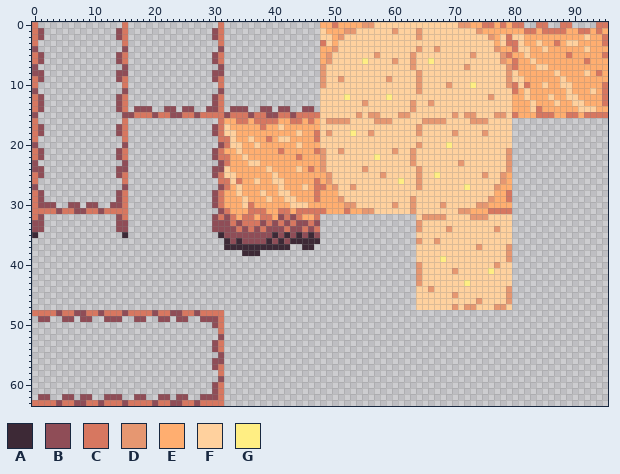
Edited in one commit: sprite sheet (Assets/Sprites/Maps/desert/desert_tileset.png). The picture above was drawn from the file before the commit.
The file is 96x64 pixels.
Palette (. is transparent): A #3d2936  B #8f4d57  C #d77760  D #e69771  E #ffae70  F #ffd19e  G #ffee83
Now the later version:
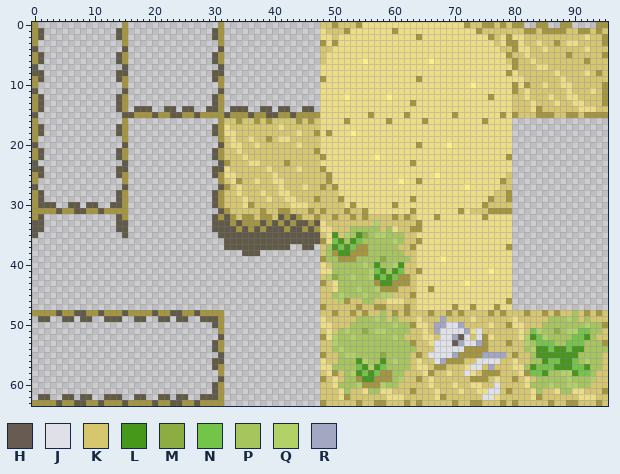
Colours new in this view: H #685c52  J #dfe0e8  K #d6c66e  L #46981b  M #8dac42  N #73c549  P #a6c65d  Q #b2d268  R #a3a7c2
The edit:
colour B: #8f4d57 -> #615a47
colour C: #d77760 -> #a5953d
colour F: #ffd19e -> #eddd85
y 0: x 48..49 EE -> KK; x 51..56 EEEEDD -> KKKCFF; x 71..74 DDEE -> FCKK; x 77 E -> K; x 79 E -> K
y 1: x 49..53 EEEDD -> KKKCF; x 60 D -> C; x 64 D -> F; x 74..81 DEEEEEEE -> CKKKKKKK; x 84 E -> K; x 89..90 EE -> KK; x 93 E -> K; x 95 E -> K
y 2: x 50..51 ED -> KF; x 64 D -> C; x 76..77 DE -> CK; x 82..91 EEEEEEEEEE -> KKKKKKKKKK; x 93..94 EE -> KK
y 3: x 50 E -> C; x 77 E -> K; x 82..83 EE -> KK; x 85..86 EE -> KK; x 88 E -> K; x 91..94 EEEE -> KKKK
y 4: x 48..50 EED -> KKF; x 64 D -> F; x 67 D -> F; x 77..79 DEE -> FKK; x 83..84 EE -> KK; x 86..91 EEEEEE -> KKKKKK; x 93..95 EEE -> KKK
y 5: x 48..49 ED -> KF; x 57 D -> F; x 63 D -> F; x 73 D -> F; x 78 D -> F; x 80..81 EE -> KK; x 83..88 EEEEEE -> KKKKKK; x 90..94 EEEEE -> KKKKK
y 6: x 48..49 ED -> KF; x 60 D -> F; x 63 D -> F; x 78..79 DE -> FK; x 81..82 EE -> KK; x 84..91 EEEEEEEE -> KKKKKKKK; x 93..95 EEE -> KKK
y 7: x 48 D -> F; x 63 D -> F; x 72 D -> F; x 79 D -> F; x 81..83 EEE -> KKK; x 86..95 EEEEEEEEEE -> KKKKKKKKKK
y 8: x 48 D -> F; x 64 D -> F; x 79 D -> C; x 81..86 EEEEEE -> KKKKKK; x 88..91 EEEE -> KKKK; x 93 E -> K; x 95 E -> K
y 9: x 48 D -> C; x 51 D -> F; x 59 D -> F; x 64 D -> C; x 79 D -> F; x 82..87 EEEEEE -> KKKKKK; x 89..95 EEEEEEE -> KKKKKKK
y 10: x 48 D -> F; x 64 D -> F; x 69 D -> F; x 79 D -> F; x 83..84 EE -> KK; x 86..87 EE -> KK; x 90..94 EEEEE -> KKKKK
y 11: x 64 D -> F; x 81 E -> K; x 83..88 EEEEEE -> KKKKKK; x 90..92 EEE -> KKK; x 94 E -> K
y 12: x 76 D -> C; x 80..81 EE -> KK; x 83..85 EEE -> KKK; x 87..88 EE -> KK; x 91..94 EEEE -> KKKK
y 13: x 55 D -> F; x 63 D -> C; x 66 D -> F; x 80..82 EEE -> KKK; x 84..86 EEE -> KKK; x 88..89 EE -> KK; x 92..94 EEE -> KKK
y 14: x 63 D -> F; x 80..82 EEE -> KKK; x 85..90 EEEEEE -> KKKKKK; x 94..95 EE -> KK
y 15: x 54 D -> F; x 56..57 DD -> CF; x 61..62 DD -> FC; x 70 D -> C; x 72..73 DD -> FF; x 77..78 DD -> FC; x 81..83 EEE -> KKK; x 87..88 EE -> KK; x 91 E -> K
y 16: x 32..33 EE -> KK; x 35..36 CE -> KK; x 38 C -> K; x 40..43 CEEC -> KKKK; x 45 E -> K; x 47 E -> K; x 49..52 DDDD -> FFFC; x 57..59 DDD -> FFC; x 65..68 DDDD -> CFFF; x 73..75 DDD -> FFC
y 17: x 33..40 EEEEECEE -> KKKKKKKK; x 42..47 EEEEEE -> KKKKKK; x 64 D -> F
y 18: x 34..43 EEEEEEEEEE -> KKKKKKKKKK; x 45..46 EE -> KK; x 49 D -> C; x 56 D -> F; x 64 D -> F; x 70 D -> F; x 75 D -> F
y 19: x 32 C -> K; x 34..35 EE -> KK; x 37..38 EE -> KK; x 40 E -> K; x 43..47 EEEEC -> KKKKK
y 20: x 32 C -> K; x 35..36 EE -> KK; x 38..43 EEEEEE -> KKKKKK; x 45..47 EEE -> KKK; x 64 D -> C
y 21: x 32..33 EE -> KK; x 35..46 EEEEEECEEEEE -> KKKKKKKKKKKK; x 48 D -> F; x 51 D -> F; x 60 D -> F; x 63 D -> F; x 79 D -> F
y 22: x 32..34 CEE -> KKK; x 36..48 EEEEEEEECEEED -> KKKKKKKKKKKKC; x 63 D -> F; x 79 D -> C
y 23: x 33..35 EEE -> KKK; x 38..48 EEEEEEEEEED -> KKKKCKKKKKF; x 63 D -> C; x 71 D -> F; x 79 D -> F
y 24: x 33..38 EEEEEE -> KKKKKK; x 40..43 EEEE -> KKKK; x 45..48 ECED -> KKKC; x 55 D -> F; x 64 D -> F; x 79 D -> F
y 25: x 34..39 EEEEEE -> KKKKKK; x 41..49 EEEEEEEED -> KKKKKKKKC; x 58 D -> F; x 64 D -> F; x 75 D -> F; x 78..79 DE -> FK
y 26: x 32 C -> K; x 35..36 EE -> KK; x 38..39 EE -> KK; x 42..49 EEEEECED -> KKKKKKKC; x 64 D -> C; x 78..79 DE -> CK
y 27: x 33 E -> K; x 35..40 EEEEEE -> KKKKKK; x 42..44 EEE -> KKK; x 46..47 EC -> KK; x 49..50 ED -> KC; x 53 D -> F; x 64 D -> F; x 77..79 DEE -> FKK
y 28: x 32..33 EE -> KK; x 35..37 EEE -> KKK; x 39..40 EE -> KK; x 43..50 EEEECEEE -> KKKKKKKK; x 77..78 EE -> KK
y 29: x 32..34 EEE -> KKK; x 36..38 EEE -> KKK; x 40..41 EE -> KK; x 44..46 EEE -> KKK; x 48..51 EEED -> KKKC; x 63 D -> C; x 76..78 DEE -> CKK
y 30: x 32..34 EEE -> KKK; x 37..42 EEEEEE -> KKKKKK; x 46..53 EEEEEEDD -> KKKKKKFC; x 60 D -> C; x 63 D -> F; x 68 D -> F; x 74..79 DDEEEE -> FCKKKK
y 31: x 33..37 EEECC -> KKKKK; x 39..40 EE -> KK; x 43..45 ECC -> KKK; x 47 C -> K; x 49..51 EEE -> KKK; x 53..56 EEDD -> KKCF; x 63 D -> C; x 71..75 DDEEE -> CFKKK
y 32: x 34 E -> K; x 37 E -> K; x 40 E -> K; x 45..46 EE -> KK; x 48..63 ................ -> KKCKKCKCKKKKCKCK; x 65..68 DDDD -> FFCF; x 73..75 DDD -> FFC
y 33: x 48..64 ................D -> FKKKKKKKKQKKKKKKC
y 34: x 48..64 ................D -> FFKKKPPPPPKPFKKCC; x 69 D -> F; x 77 D -> F
y 35: x 0 A -> B; x 15 A -> B; x 31 A -> B; x 40 A -> B; x 42 A -> B; x 44 A -> B; x 46 A -> B; x 48..63 ................ -> KFLKQPLMPQQPPPKK
y 36: x 32 A -> B; x 34 A -> B; x 39 A -> B; x 41 A -> B; x 43..64 AAAAA................D -> BBBBBCFNLPLNPPPPPQPKKC; x 67 D -> F
y 37: x 32..42 AAAAAAAAAAA -> BBBBBBBBBBB; x 45..46 AA -> BB; x 48..63 ................ -> KPLNLNCCPPPPPKKC; x 74 D -> F; x 79 D -> C
y 38: x 35..37 AAA -> BBB; x 48..63 ................ -> KPCLLCCCPPPPPPKK; x 79 D -> F
y 39: x 48..63 ................ -> CPPCCCPPPPMPPPPK; x 79 D -> F
y 40: x 48..64 ................D -> FKPPPPPQPLPPQLKKF; x 77 D -> F
y 41: x 48..64 ................D -> FFPPPPPPQNLPLNKKC; x 70 D -> F
y 42: x 48..64 ................D -> KQMPPQPPQLNLNCCKF
y 43: x 48..64 ................D -> CKFPPPPPPCLLCCCKF
y 44: x 48..63 ................ -> KKFPPPQPPQCCCKKK; x 66 D -> C; x 79 D -> F
y 45: x 48..63 ................ -> KKPQPPPQPPQQKKKC; x 70 D -> F; x 79 D -> F
y 46: x 48..63 ................ -> KKKQCKKPPKKFFFKK; x 74 D -> F; x 79 D -> C
y 47: x 48..63 ................ -> CKKKKKCKKCCKKKCK; x 70 D -> C; x 72..73 DD -> FC; x 77..78 DD -> CF
y 48: x 48..95 ................................................ -> KKCKKCKCKKPKCKCKKKCKKCKCKKKKCKCKKKCKKCKCKKPKCKCK
y 49: x 48..95 ................................................ -> FKKKKKPPPQPKPKKKFKKKRKKKKFKKKKKKFKKKKKPPPQPKPKKK
y 50: x 48..95 ................................................ -> FFKKKPPPPPPPQPPCFFKRRJJRKKKKFKKCFFKKKPPPPPPPQPPC
y 51: x 48..95 ................................................ -> KFKPQPPMPQQPPPPKKFKRJJJJRFJKKKKKKFKNQPPMPQQNNPPK
y 52: x 48..95 ................................................ -> CFQPPQPPPPPPQPKKKFFKJJRHJKJCFKKKKFQLNQPPPPNNLPKK
y 53: x 48..95 ................................................ -> KKQPPPPPPPPPPPPCKKFJJJHRJJRCKKKCKKQPNNNPPNNNPPPC
y 54: x 48..95 ................................................ -> KKPQPPPPPPPPPPPPKKKJJJJJCCCCKKKKKKPQLLNLLNLLPPPP
y 55: x 48..95 ................................................ -> CKKPQQPPPPMPPPPKCKJJJJRCCCCRRRRKCKKPLLLLLLLPPPPK
y 56: x 48..95 ................................................ -> FKKPPPLQPPLPQPPKFKKJRCCCKKJJJJKKFKKPPLNNLLNPQPPK
y 57: x 48..95 ................................................ -> FFPPPPNLQLNPPPPKFFKCCKKKFJJKRKKKFFPLNNNLLLNNLPPK
y 58: x 48..95 ................................................ -> KFCKPQLNLNCCPPKKKFCKKFKKJFKCCCKKKFCNNLPPQQLNNPKK
y 59: x 48..95 ................................................ -> CKFKPPCLLCCCPQKKCKFKKKKKKCCCKFKKCKFKPPPPPQPPPQKK
y 60: x 48..95 ................................................ -> KKFPPPQCCCQPPKKKKKFKKKFKKFFKKJKKKKFPPPQPPQQPPKKK
y 61: x 48..95 ................................................ -> KKKFPKKFPPFFKKKCKKKFKKKFKKFFJJKCKKKFPKKFPPFFKKKC
y 62: x 48..95 ................................................ -> KKKFCKKKKKKFFFKKKKKFCKKKKKKJJFKKKKKFCKKKKKKFFFKK
y 63: x 48..95 ................................................ -> CKKKKKCKKCCKKKCKCKKKKKCKKCCKKKCKCKKKKKCKKCCKKKCK
Boxes around the changes in both pictures, in picture pixels (x1, y1, x2, y2):
changed: (32, 22, 608, 406)
